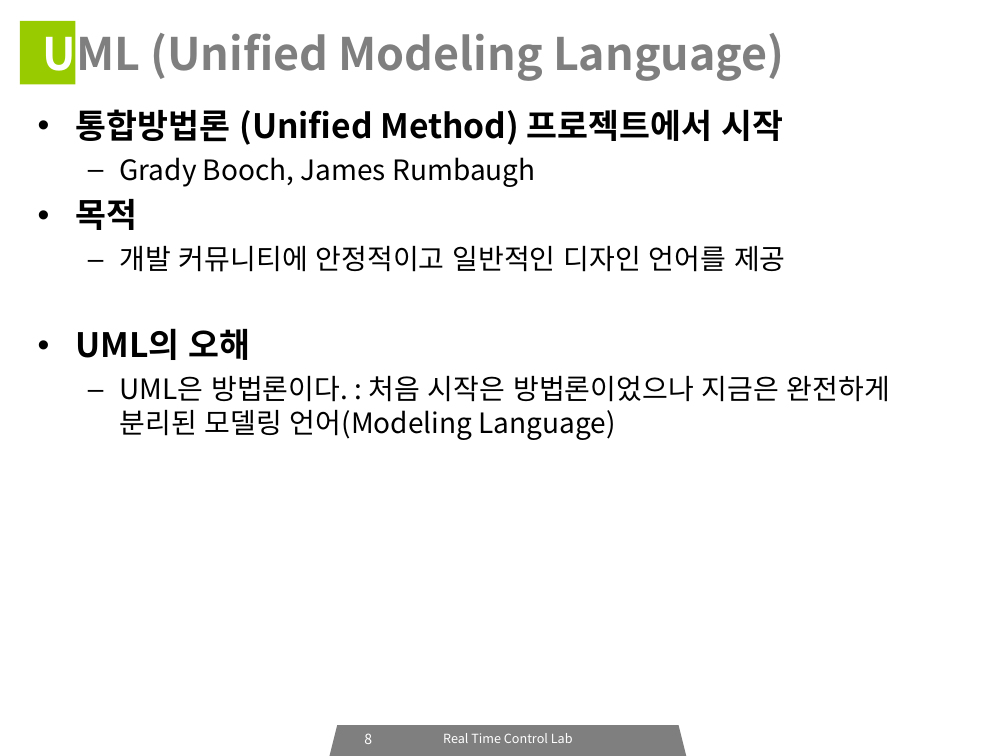
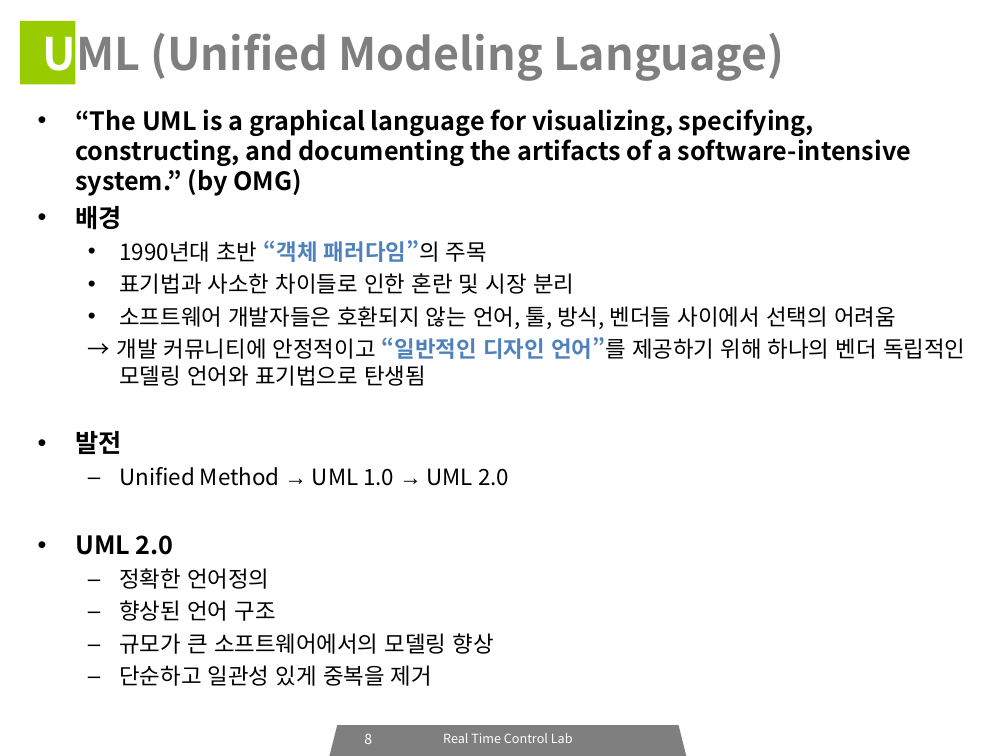
Before and after one commit to icarosss/RTCLAB, a slide deck: slide 8 of RTCLAB_세미나_03.ppt. Drawn at 1008x756 pixels with LibreOffice and Linux fonts; fonts in the diff are those of the drawing. Boxes give left, top, right and bottom in pixels: in the first picture for what was removed or moved away, otherwise in the second. Text is boxed around its words. In the diff, an @@ line names an element or a change of style, - is before the commit and + after.

```diff
--- a/RTCLAB_세미나_03.ppt
+++ b/RTCLAB_세미나_03.ppt
@@ text at box(75, 109, 965, 686): text changed; size 20 to 16 pt @@
-• 통합방법론 (Unified Method) 프로젝트에서 시작
-  – Grady Booch, James Rumbaugh
-• 목적
-  – 개발 커뮤니티에 안정적이고 일반적인 디자인 언어를 제공
-• UML의 오해
-  – UML은 방법론이다. : 처음 시작은 방법론이었으나 지금은 완전하게 분리된 모델링 언어(Modeling Language)
+• “The UML is a graphical language for visualizing, specifying, constructing, and documenting the artifacts of a software-intensive system.” (by OMG)
+• 배경
+  • 1990년대 초반 “객체 패러다임”의 주목
+  • 표기법과 사소한 차이들로 인한 혼란 및 시장 분리
+  • 소프트웨어 개발자들은 호환되지 않는 언어, 툴, 방식, 벤더들 사이에서 선택의 어려움
+  → 개발 커뮤니티에 안정적이고 “일반적인 디자인 언어”를 제공하기 위해 하나의 벤더 독립적인 모델링 언어와 표기법으로 탄생됨
+• 발전
+  – Unified Method → UML 1.0 → UML 2.0
+• UML 2.0
+  – 정확한 언어정의
+  – 향상된 언어 구조
+  – 규모가 큰 소프트웨어에서의 모델링 향상
+  – 단순하고 일관성 있게 중복을 제거
```
Also in this commit, not shown: 6 other slides changed, 9 slides added, 7 slides removed, 2 other files.
